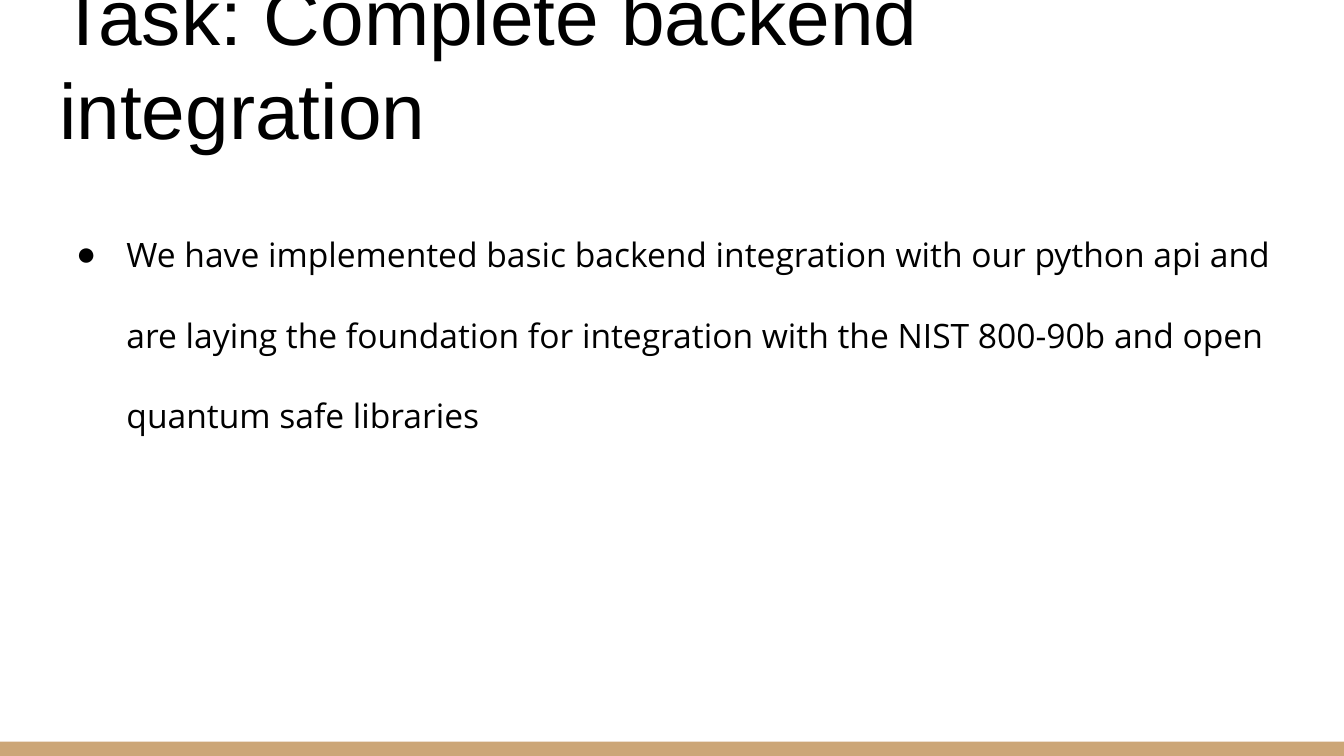
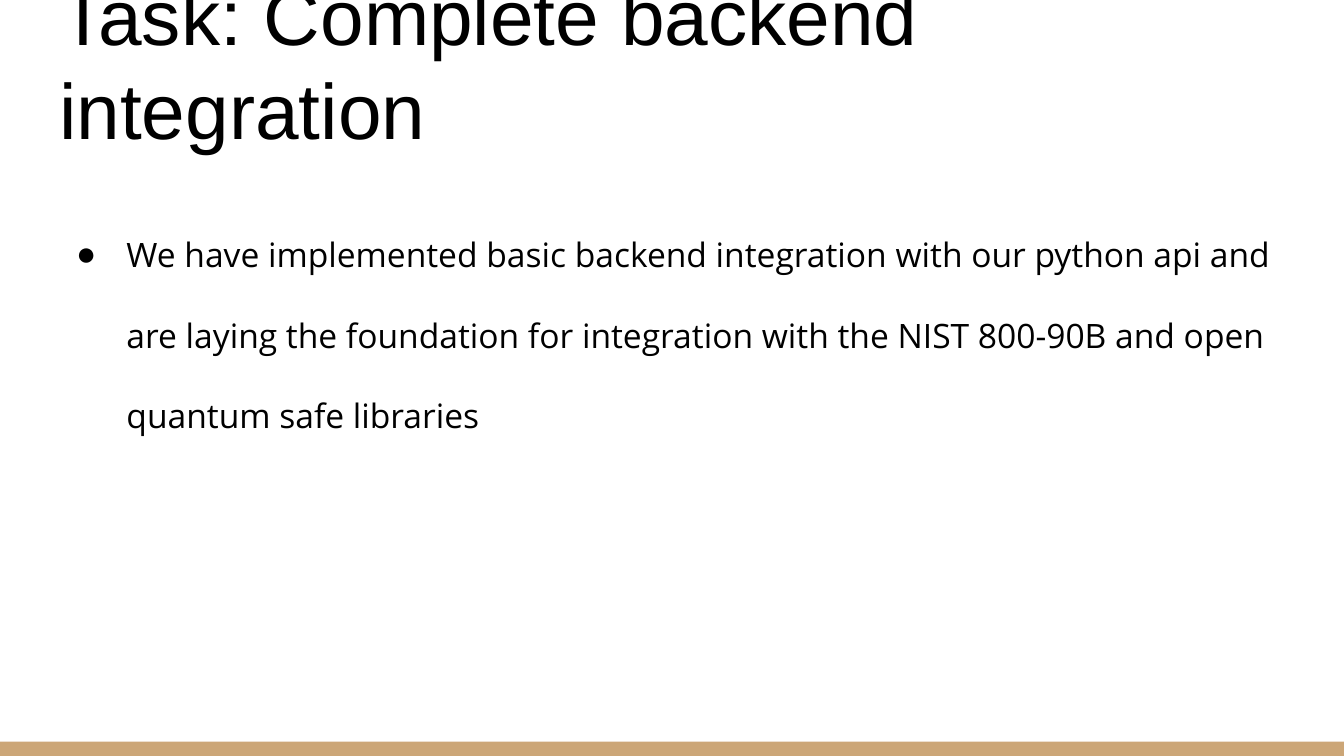
Before and after one commit to prismaticr/prismaticr.github.io, a slide deck: slide 2 of docs/milestone_3/Milestone_3_Presentation.pptx. Drawn at 1344x756 pixels with LibreOffice and Linux fonts; fonts in the diff are those of the drawing. Boxes give left, top, right and bottom in pixels: in the first picture for what was removed or moved away, otherwise in the second. Text is boxed around its words. In the diff, an @@ line names an element or a change of style, - is before the commit and + after.

```diff
--- a/docs/milestone_3/Milestone_3_Presentation.pptx
+++ b/docs/milestone_3/Milestone_3_Presentation.pptx
@@ text at (126, 241, 1270, 436): text changed @@
-● We have implemented basic backend integration with our python api and are laying the foundation for integration with the NIST 800-90b and open quantum safe libraries
+● We have implemented basic backend integration with our python api and are laying the foundation for integration with the NIST 800-90B and open quantum safe libraries
```
Also in this commit, not shown: 3 other slides changed, 1 other file.
